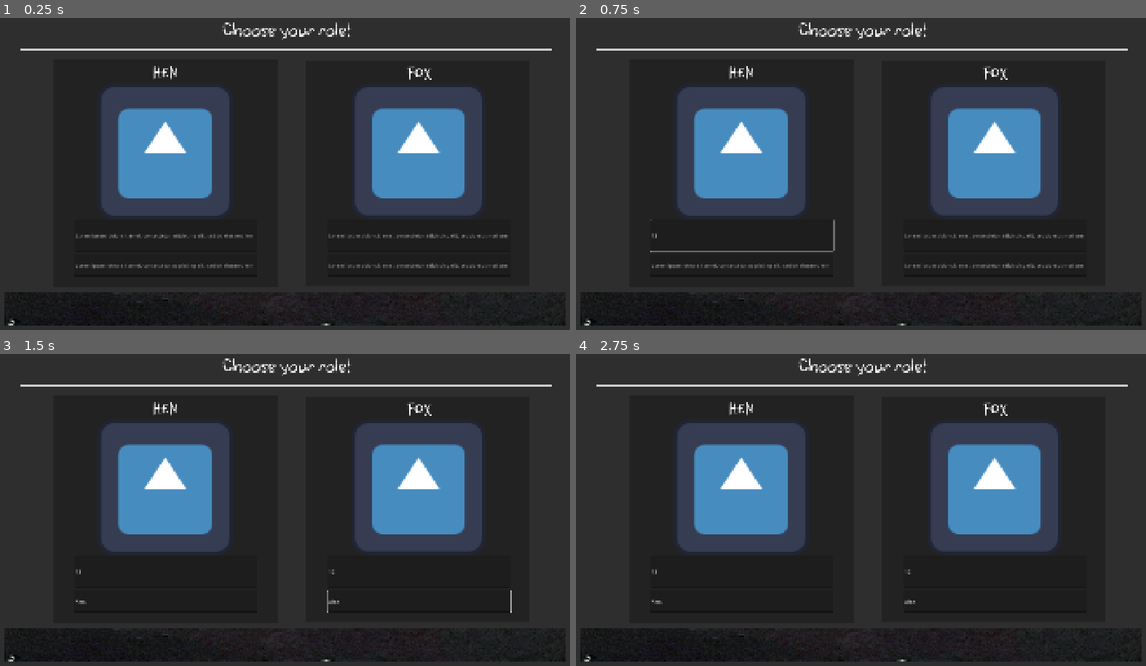
Above: before the commit, frames 1-4 (two rows, left to right).
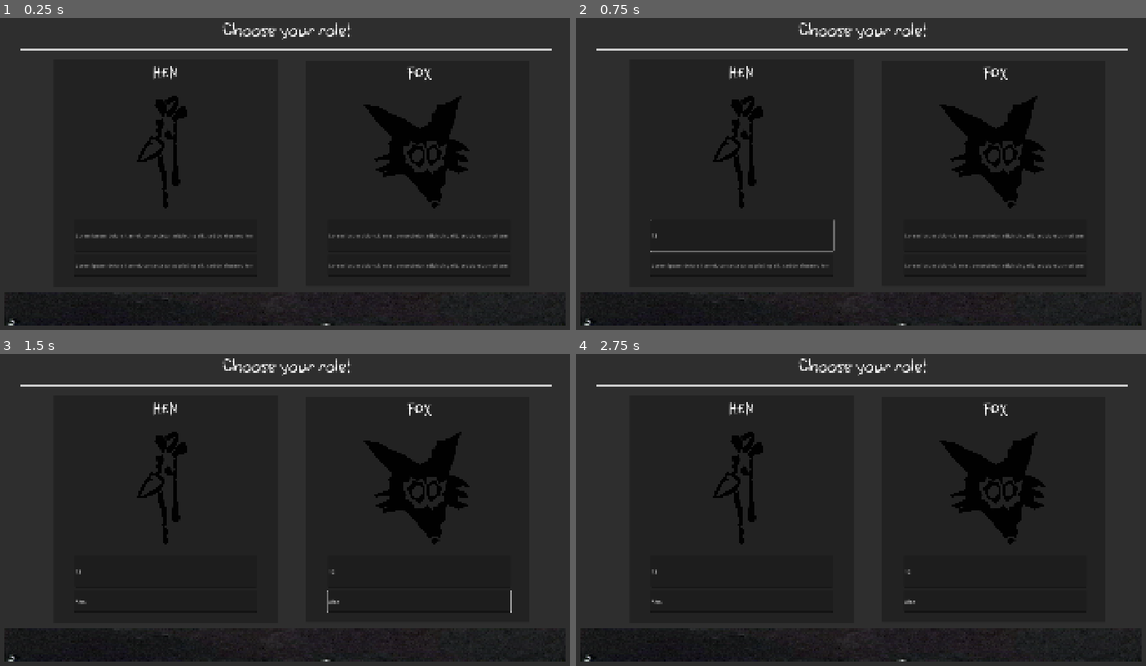
Above: after the commit, the same moments.

Repository: NewKrzysztofTeske/FARMA_GODOT
Game: Godot game, scene res://ENGINE/choose_role.tscn
Two runs of this game, one before a commit and one after it. Both use one fixed random seed, a clock stepped at 60 frames per second and the inputs below. The project has no main scene, so this scene is started directly. The engine's default icon, where the game draws it, is replaced by a stand-in: a white triangle on a blue panel in a dark square.
Inputs (mouse positions are in pixels of both pictures, inside the frame that each line leads up to):
- Up to frame 1 (0.25 s): no input
- Up to frame 2 (0.75 s): click (741, 236) at 0.52 s; type "12" at 0.6 s
- Up to frame 3 (1.5 s): click (165, 600) at 0.75 s; type "Alex" at 0.83 s; click (421, 572) at 0.98 s; type "12" at 1.07 s; click (421, 600) at 1.27 s; type "Alex" at 1.35 s
- Up to frame 4 (2.75 s): click "HEN" at 2 s

The runs differ from the first frame. In frame 1, 18% of the frame differs, in the area x 17-85%, y 22-64%; in frame 2, 18%; in frame 3, 18%; in frame 4, 18%.

Commit message:
Characters Logos
- simple changes  in #choose ui

Diff:
--- a/FARMA_GODOT/ENGINE/farma-godot/ENGINE/UI_BoardScreen.tscn
+++ b/FARMA_GODOT/ENGINE/farma-godot/ENGINE/UI_BoardScreen.tscn
@@ -2,6 +2,10 @@
 
 [ext_resource type="Texture2D" uid="uid://b0mafwc58ywar" path="res://GRAPHIC/placeholders/PC _ Computer - Cities XL - Roads - Farm Roads.png" id="1_kl87x"]
 [ext_resource type="Texture2D" uid="uid://5mjx8u843t7r" path="res://GRAPHIC/placeholders/1_tiles_FARMA.png" id="1_uw52t"]
+
+[sub_resource type="AtlasTexture" id="AtlasTexture_m52wq"]
+atlas = ExtResource("1_uw52t")
+region = Rect2(2176, 804, 433, 283)
 
 [sub_resource type="AtlasTexture" id="AtlasTexture_8fp1v"]
 atlas = ExtResource("1_kl87x")
@@ -15,22 +19,53 @@
 atlas = ExtResource("1_uw52t")
 region = Rect2(2265, 167, 163, 148)
 
-[sub_resource type="AtlasTexture" id="AtlasTexture_m52wq"]
-atlas = ExtResource("1_uw52t")
-region = Rect2(2176, 804, 433, 283)
-
 [node name="BoardScane" type="Node2D" unique_id=1632845642]
 
 [node name="VisibleOnScreenEnabler2D" type="VisibleOnScreenEnabler2D" parent="." unique_id=940801674]
 
 [node name="ParallaxBackground" type="ParallaxBackground" parent="." unique_id=1514262272]
 
-[node name="BgBoard" type="TextureRect" parent="ParallaxBackground" unique_id=113463387]
+[node name="ActorAvatarSprite" type="Sprite2D" parent="." unique_id=1253035469]
+
+[node name="Camera2D" type="Camera2D" parent="." unique_id=1274371576]
+position = Vector2(969, 545)
+
+[node name="Control" type="Control" parent="." unique_id=1490239423]
+layout_mode = 3
+anchors_preset = 0
+offset_right = 40.0
+offset_bottom = 40.0
+
+[node name="TextureButton" type="TextureButton" parent="Control" unique_id=1343849326]
+layout_mode = 1
+anchors_preset = 1
+anchor_left = 1.0
+anchor_right = 1.0
+offset_left = -40.0
+offset_right = -40.0
+grow_horizontal = 0
+metadata/_edit_use_anchors_ = true
+
+[node name="TextureRec_setingst" type="TextureRect" parent="Control" unique_id=858217946]
+layout_mode = 1
+anchors_preset = 1
+anchor_left = 1.0
+anchor_right = 1.0
+offset_left = 1647.0
+offset_top = 151.0
+offset_right = 2080.0
+offset_bottom = 434.0
+grow_horizontal = 0
+scale = Vector2(0.48816139, 0.48816139)
+texture = SubResource("AtlasTexture_m52wq")
+
+[node name="BgBoard" type="TextureRect" parent="Control" unique_id=113463387]
+layout_mode = 0
 offset_right = 1920.0
 offset_bottom = 1080.0
 texture = SubResource("AtlasTexture_8fp1v")
 
-[node name="FOG" type="TextureRect" parent="ParallaxBackground/BgBoard" unique_id=525920753]
+[node name="FOG" type="TextureRect" parent="Control/BgBoard" unique_id=525920753]
 layout_mode = 1
 anchors_preset = 5
 anchor_left = 0.5
@@ -42,12 +77,8 @@
 grow_horizontal = 2
 texture = SubResource("AtlasTexture_3o5b6")
 
-[node name="ActorAvatarSprite" type="Sprite2D" parent="." unique_id=1253035469]
-
-[node name="Camera2D" type="Camera2D" parent="." unique_id=1274371576]
-position = Vector2(969, 545)
-
-[node name="TextureProgressBar" type="TextureProgressBar" parent="." unique_id=1765068452]
+[node name="TextureProgressBar" type="TextureProgressBar" parent="Control" unique_id=1765068452]
+layout_mode = 0
 offset_left = -57.0
 offset_top = -60.0
 offset_right = 113.0
@@ -55,22 +86,3 @@
 fill_mode = 4
 nine_patch_stretch = true
 texture_under = SubResource("AtlasTexture_1lepw")
-
-[node name="TextureButton" type="TextureButton" parent="." unique_id=1343849326]
-anchors_preset = 1
-anchor_left = 1.0
-anchor_right = 1.0
-grow_horizontal = 0
-metadata/_edit_use_anchors_ = true
-
-[node name="TextureRec_setingst" type="TextureRect" parent="." unique_id=858217946]
-anchors_preset = 1
-anchor_left = 1.0
-anchor_right = 1.0
-offset_left = 1687.0
-offset_top = 151.0
-offset_right = 2120.0
-offset_bottom = 434.0
-grow_horizontal = 0
-scale = Vector2(0.48816139, 0.48816139)
-texture = SubResource("AtlasTexture_m52wq")
--- a/FARMA_GODOT/ENGINE/farma-godot/ENGINE/choose_role.tscn
+++ b/FARMA_GODOT/ENGINE/farma-godot/ENGINE/choose_role.tscn
@@ -2,8 +2,9 @@
 
 [ext_resource type="FontFile" uid="uid://cb8g80mgy05sn" path="res://FONTS/xabakum-font/Xabakum-JpMKM.otf" id="1_ud3sl"]
 [ext_resource type="FontFile" uid="uid://clf7kj7o60ygb" path="res://FONTS/brizel/Brizel.ttf" id="2_g3xco"]
-[ext_resource type="Texture2D" uid="uid://cfgtd8gn5jaj4" path="res://icon.svg" id="2_ni6rf"]
-[ext_resource type="Theme" uid="uid://clv5huy2ffnba" path="res://GRAPHIC/UI/ProgresBarTheme.tres" id="5_0p7bw"]
+[ext_resource type="Texture2D" uid="uid://cv65vykstsmc4" path="res://GRAPHIC/logos/Hen_head.png" id="3_02o7k"]
+[ext_resource type="Texture2D" uid="uid://cuxi3rx4gcy44" path="res://GRAPHIC/logos/Fox_head.png" id="4_0p7bw"]
+[ext_resource type="Theme" uid="uid://clv5huy2ffnba" path="res://GRAPHIC/THEMES/ProgresBarTheme.tres" id="5_0p7bw"]
 [ext_resource type="Texture2D" uid="uid://5mjx8u843t7r" path="res://GRAPHIC/placeholders/1_tiles_FARMA.png" id="5_02o7k"]
 
 [sub_resource type="StyleBoxFlat" id="StyleBoxFlat_1lepw"]
@@ -20,9 +21,12 @@
 default_font_size = 64
 
 [sub_resource type="AtlasTexture" id="AtlasTexture_1lepw"]
-atlas = ExtResource("2_ni6rf")
+atlas = ExtResource("3_02o7k")
 
 [sub_resource type="Theme" id="Theme_uvwj3"]
+
+[sub_resource type="AtlasTexture" id="AtlasTexture_t4fqj"]
+atlas = ExtResource("4_0p7bw")
 
 [sub_resource type="AtlasTexture" id="AtlasTexture_bnm7r"]
 atlas = ExtResource("5_02o7k")
@@ -128,20 +132,6 @@
 horizontal_alignment = 1
 vertical_alignment = 1
 
-[node name="HenIcon" type="TextureRect" parent="LeftPanel/HenButton" unique_id=1300104962]
-layout_mode = 1
-anchors_preset = -1
-anchor_left = 0.22017045
-anchor_top = 0.09232955
-anchor_right = 0.7769886
-anchor_bottom = 0.64914775
-offset_left = -20.0
-offset_right = 20.0
-offset_bottom = 40.0
-grow_horizontal = 2
-texture = SubResource("AtlasTexture_1lepw")
-metadata/_edit_use_anchors_ = true
-
 [node name="QuestLineEdit" type="LineEdit" parent="LeftPanel/HenButton" unique_id=1923871286]
 layout_mode = 1
 anchors_preset = 7
@@ -171,6 +161,22 @@
 grow_horizontal = 2
 grow_vertical = 0
 placeholder_text = "Lorem ipsum dolor sit amet, consectetur adipiscing elit, sed do eiusmod tempor incididunt ut labore et dolore magna aliqua. Ut enim ad minim veniam, quis nostrud exercitation ullamco laboris nisi ut aliquip ex ea commodo consequat. Duis aute irure dolor in reprehenderit in "
+
+[node name="HenIcon" type="TextureRect" parent="LeftPanel/HenButton" unique_id=2115797713]
+layout_mode = 1
+anchors_preset = -1
+anchor_left = 0.22900002
+anchor_top = 0.14600001
+anchor_right = 0.73700005
+anchor_bottom = 0.65400004
+offset_left = 0.17098999
+offset_top = 0.2519989
+offset_right = 705.6508
+offset_bottom = 705.34796
+grow_horizontal = 2
+grow_vertical = 2
+scale = Vector2(0.34673497, 0.34673497)
+texture = SubResource("AtlasTexture_1lepw")
 
 [node name="RightPanel" type="Panel" parent="." unique_id=1262947014]
 layout_mode = 1
@@ -210,20 +216,6 @@
 horizontal_alignment = 1
 vertical_alignment = 1
 
-[node name="FoxIcon" type="TextureRect" parent="RightPanel/FoxButton" unique_id=1288508633]
-layout_mode = 1
-anchors_preset = -1
-anchor_left = 0.21978027
-anchor_top = 0.09012347
-anchor_right = 0.7765984
-anchor_bottom = 0.6469416
-offset_left = -20.0
-offset_right = 20.0
-offset_bottom = 40.0
-grow_horizontal = 2
-texture = SubResource("AtlasTexture_1lepw")
-metadata/_edit_use_anchors_ = true
-
 [node name="QuestLineEdit" type="LineEdit" parent="RightPanel/FoxButton" unique_id=2124564392]
 layout_mode = 1
 anchors_preset = 7
@@ -254,12 +246,26 @@
 grow_vertical = 0
 placeholder_text = "Lorem ipsum dolor sit amet, consectetur adipiscing elit, sed do eiusmod tempor incididunt ut labore et dolore magna aliqua. Ut enim ad minim veniam, quis nostrud exercitation ullamco laboris nisi ut aliquip ex ea commodo consequat. Duis aute irure dolor in reprehenderit in "
 
+[node name="FoxIcon" type="TextureRect" parent="RightPanel/FoxButton" unique_id=1840267329]
+layout_mode = 1
+anchors_preset = -1
+anchor_left = 0.231
+anchor_top = 0.14400001
+anchor_right = 0.73800004
+anchor_bottom = 0.65300006
+offset_left = -0.16799927
+offset_top = 0.32727814
+offset_right = 0.039855957
+offset_bottom = -1.3114929
+scale = Vector2(0.347, 0.347)
+texture = SubResource("AtlasTexture_t4fqj")
+
 [node name="TextureProgressBar" type="TextureProgressBar" parent="." unique_id=94362038]
 clip_contents = true
 layout_mode = 1
 anchors_preset = -1
 anchor_left = 0.014583333
-anchor_top = 1.0222223
+anchor_top = 0.97407407
 anchor_right = 0.978125
 anchor_bottom = 0.97407407
 offset_top = -128.0
--- a/FARMA_GODOT/ENGINE/farma-godot/ENGINE/load_screen.tscn
+++ b/FARMA_GODOT/ENGINE/farma-godot/ENGINE/load_screen.tscn
@@ -1,3 +1,13 @@
 [gd_scene format=3 uid="uid://c3ydvgc46cjr1"]
 
+[sub_resource type="SpriteFrames" id="SpriteFrames_6ti7j"]
+
 [node name="Node2D" type="Node2D" unique_id=1986423541]
+
+[node name="AnimatedSprite2D" type="AnimatedSprite2D" parent="." unique_id=1040833713]
+sprite_frames = SubResource("SpriteFrames_6ti7j")
+
+[node name="Panel" type="Panel" parent="." unique_id=2080523551]
+offset_right = 1920.0
+offset_bottom = 1079.0
+size_flags_horizontal = 4
--- a/FARMA_GODOT/ENGINE/farma-godot/ENGINE/menu_start.tscn
+++ b/FARMA_GODOT/ENGINE/farma-godot/ENGINE/menu_start.tscn
@@ -119,6 +119,7 @@
 
 [node name="TextureB_START" type="TextureButton" parent="MenuBar/HFlowContainer" unique_id=976794918]
 layout_mode = 2
+theme = ExtResource("4_bnm7r")
 texture_normal = SubResource("AtlasTexture_1lepw")
 texture_pressed = SubResource("AtlasTexture_bnm7r")
 
--- /dev/null
+++ b/FARMA_GODOT/ENGINE/farma-godot/GRAPHIC/THEMES/Old_new_theme.tres
@@ -0,0 +1,3 @@
+[gd_resource type="Theme" format=3 uid="uid://dtttfnjudr6wr"]
+
+[resource]
--- a/FARMA_GODOT/ENGINE/farma-godot/project.godot
+++ b/FARMA_GODOT/ENGINE/farma-godot/project.godot
@@ -12,7 +12,7 @@
 
 config/name="FARMA_GODOT"
 config/version="beta 0.0.1"
-config/features=PackedStringArray("4.7", "Forward Plus")
+config/features=PackedStringArray("4.6", "Forward Plus")
 config/icon="res://icon.svg"
 
 [display]
Renamed: FARMA_GODOT/ENGINE/farma-godot/GRAPHIC/UI/BigLabel.tres -> FARMA_GODOT/ENGINE/farma-godot/GRAPHIC/THEMES/BigLabel.tres
Renamed: FARMA_GODOT/ENGINE/farma-godot/GRAPHIC/UI/ProgresBarTheme.tres -> FARMA_GODOT/ENGINE/farma-godot/GRAPHIC/THEMES/ProgresBarTheme.tres
Renamed: FARMA_GODOT/ENGINE/farma-godot/GRAPHIC/UI/RoleLabel.tres -> FARMA_GODOT/ENGINE/farma-godot/GRAPHIC/THEMES/RoleLabel.tres
Binary file added: FARMA_GODOT/ENGINE/farma-godot/GRAPHIC/cards/FARMA_tarot card-08.png
Not shown, added: FARMA_GODOT/ENGINE/farma-godot/GRAPHIC/cards/FARMA_tarot card-08.png.import
Binary file added: FARMA_GODOT/ENGINE/farma-godot/GRAPHIC/cards/FARMA_tarot card-09.png
Not shown, added: FARMA_GODOT/ENGINE/farma-godot/GRAPHIC/cards/FARMA_tarot card-09.png.import
Binary file added: FARMA_GODOT/ENGINE/farma-godot/GRAPHIC/cards/FARMA_tarot card-10.png
Not shown, added: FARMA_GODOT/ENGINE/farma-godot/GRAPHIC/cards/FARMA_tarot card-10.png.import
Binary file added: FARMA_GODOT/ENGINE/farma-godot/GRAPHIC/cards/FARMA_tarot card-11.png
Not shown, added: FARMA_GODOT/ENGINE/farma-godot/GRAPHIC/cards/FARMA_tarot card-11.png.import
Binary file added: FARMA_GODOT/ENGINE/farma-godot/GRAPHIC/cards/FARMA_tarot card-12.png
(and 29 more such lines)
